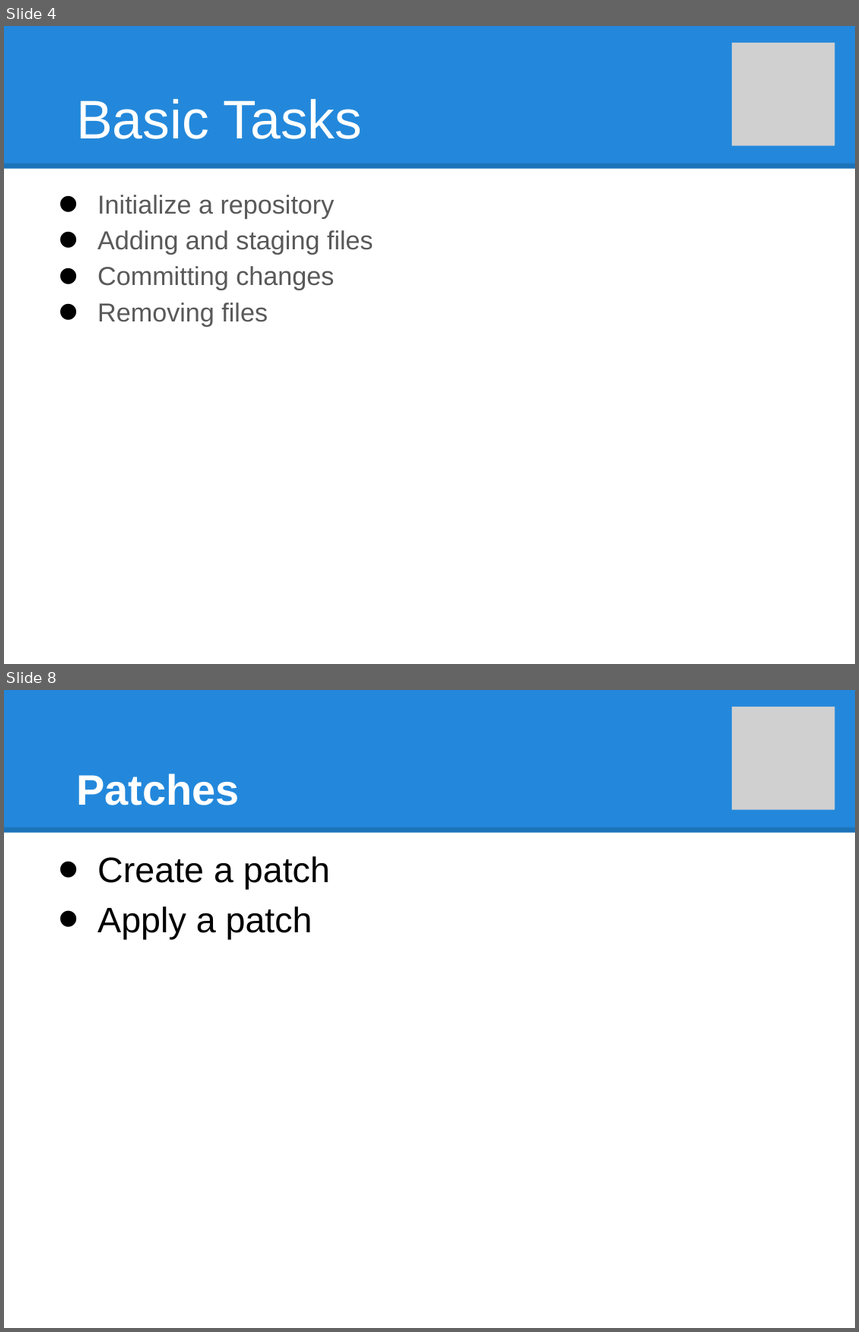
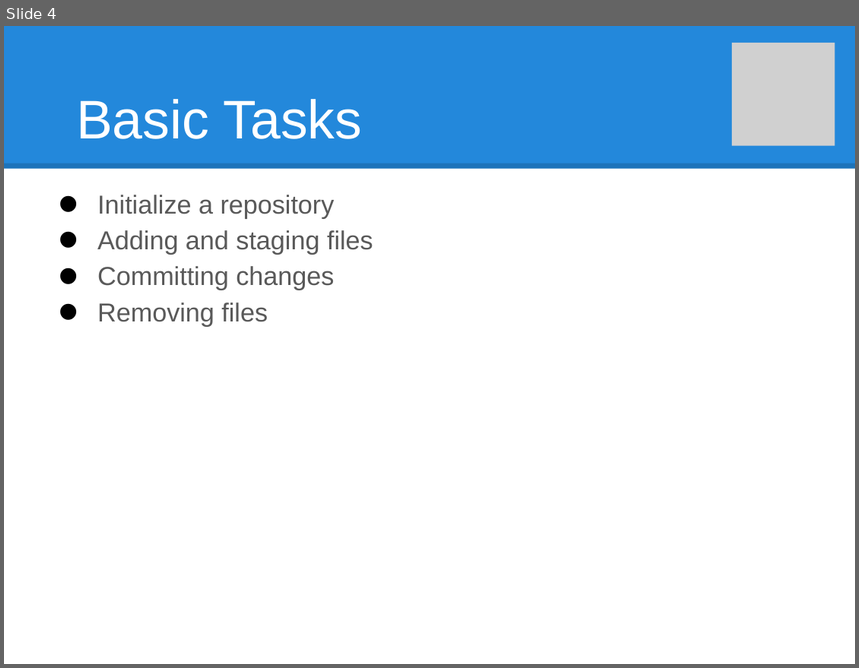
Before and after one commit to vid-uo/riddlegames, a slide deck: _assets/Git Super Basics.pptx. Shown one above the other, each under a label of ours: slides 4 and 8 before the commit, slide 4 after it; the slides between them are not shown. The pictures are 859x1332 and 859x668 pixels, drawn with LibreOffice and Linux fonts; fonts in the diff are those of the drawing; grey boxes stand for pictures. Boxes give left, top, right and bottom in pixels: in the first picture for what was removed or moved away, otherwise in the second. Text is boxed around its words. In the diff, an @@ line names an element or a change of style, - is before the commit and + after.

```diff
--- a/_assets/Git Super Basics.pptx
+++ b/_assets/Git Super Basics.pptx
@@ slide 8 removed at [4, 690, 855, 1328], background #FFFFFF; not listed: 2 template elements that a slide beside it also shows @@
@@ picture removed at [732, 707, 835, 810] @@
@@ title removed at [76, 774, 240, 806] @@
-Patches
@@ text removed at [97, 856, 330, 939] @@
-• Create a patch
-• Apply a patch
```
Also in this commit, not shown: 6 slides changed, 7 slides added, 4 other files.
